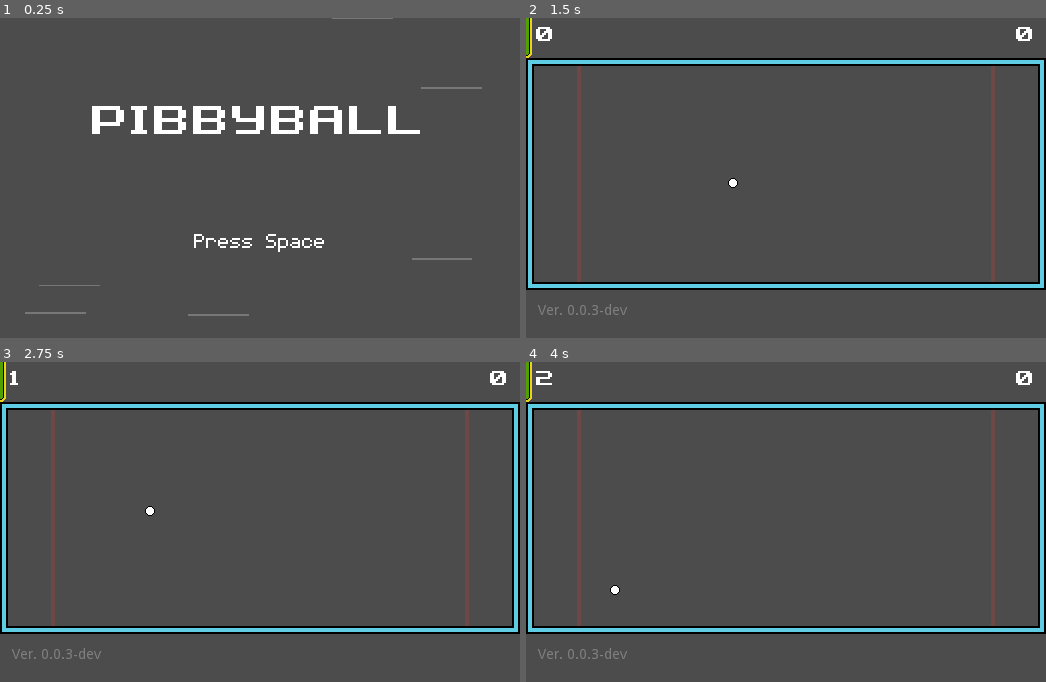
Above: before the commit, frames 1-4 (two rows, left to right).
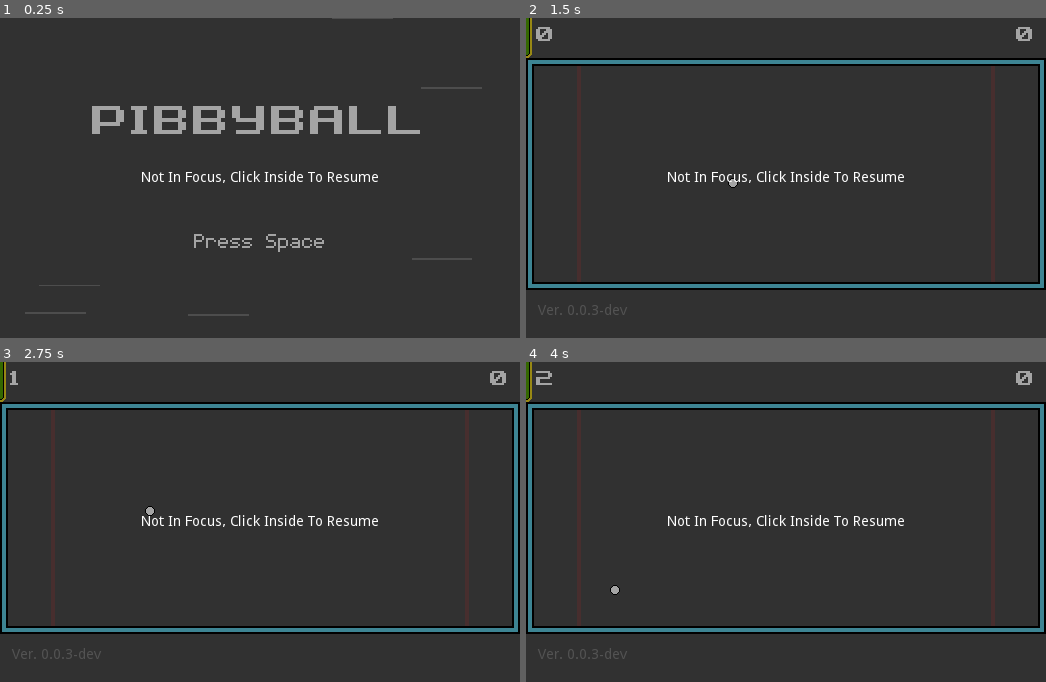
Above: after the commit, the same moments.

Repository: tkshehan/_pong
Game: Godot game, scene res://Main.tscn
Same seed, same stepped clock (60 frames per second), same inputs: the game is played once before the commit and once after it. Sound files missing from this copy of the repository are replaced by a short silence.
Inputs:
- Up to frame 1 (0.25 s): no input
- Up to frame 2 (1.5 s): tap Space (pause) at 0.5, 1.25 s; hold Up (move_up) 0.53-1.28 s; tap Enter (ui_accept) at 0.77 s; hold Down (move_down) from 1.28 s (still down)
- Up to frame 3 (2.75 s): tap Enter (ui_accept) at 1.52 s; release Down (move_down) at 2.03 s; hold Up (move_up) from 2.03 s (still down)
- Up to frame 4 (4 s): tap Enter (ui_accept) at 3.02, 3.77 s; release Up (move_up) at 3.53 s; hold Down (move_down) from 3.53 s (still down)

The runs differ from the first frame. In frame 1, 100% of the frame differs, in the area x 0-100%, y 0-100%; in frame 2, 96%; in frame 3, 96%; in frame 4, 96%.

Commit message:
pauses game if out of focus, starts HTML5 builds paused

Diff:
--- a/Main.gd
+++ b/Main.gd
@@ -8,6 +8,9 @@
 	# Handle window resizing to maintain pixel stretching
 	var _err = get_tree().connect("screen_resized", self, "_screen_resized")
 	GameState.root_scene = self
+	if OS.get_name() == "HTML5":
+		$GUI/FocusWindow.visible = true
+
 
 func _on_start_1p():
 	GameState.num_of_players = 1
@@ -22,7 +25,7 @@
 	start_game()
 
 func start_game():
-	$GUI.get_child(0).queue_free()
+	$GUI/TitleScreen.queue_free()
 	$World.add_child(
 		game.instance()
 	)
@@ -57,3 +60,12 @@
 
 	# attach the viewport to the rect we calculated
 	viewport.set_attach_to_screen_rect(Rect2(diffhalf, viewport.size * scale))
+
+func _notification(what) -> void:
+	match what:
+		MainLoop.NOTIFICATION_WM_FOCUS_IN:
+			$GUI/FocusWindow.visible = false
+			get_tree().paused = false
+		MainLoop.NOTIFICATION_WM_FOCUS_OUT:
+			$GUI/FocusWindow.visible = true
+			get_tree().paused = true
--- a/Main.tscn
+++ b/Main.tscn
@@ -6,6 +6,8 @@
 [node name="Main" type="Node"]
 script = ExtResource( 1 )
 
+[node name="World" type="Node2D" parent="."]
+
 [node name="GUI" type="Control" parent="."]
 anchor_right = 1.0
 anchor_bottom = 1.0
@@ -13,6 +15,20 @@
 "_edit_use_anchors_": false
 }
 
-[node name="Title Screen" parent="GUI" instance=ExtResource( 2 )]
+[node name="TitleScreen" parent="GUI" instance=ExtResource( 2 )]
 
-[node name="World" type="Node2D" parent="."]
+[node name="FocusWindow" type="ColorRect" parent="GUI"]
+anchor_right = 1.0
+anchor_bottom = 1.0
+color = Color( 0, 0, 0, 0.352941 )
+__meta__ = {
+"_edit_use_anchors_": false
+}
+
+[node name="Label" type="Label" parent="GUI/FocusWindow"]
+anchor_right = 1.0
+anchor_bottom = 1.0
+custom_colors/font_color = Color( 1, 1, 1, 1 )
+text = "Not In Focus, Click Inside To Resume"
+align = 1
+valign = 1
--- a/PauseMenu.gd
+++ b/PauseMenu.gd
@@ -1,8 +1,8 @@
 extends Popup
 
 func _ready():
-	self.connect("about_to_show", self, "_on_popup")
-	self.connect("popup_hide", self, "_on_hide")
+	var _err = self.connect("about_to_show", self, "_on_popup")
+	_err = self.connect("popup_hide", self, "_on_hide")
 
 func _input(event: InputEvent) -> void:
 	if event.is_action_pressed("pause"):
--- a/TitleScreen/TitleScreen.gd
+++ b/TitleScreen/TitleScreen.gd
@@ -4,4 +4,4 @@
 
 
 func _on_Press_Start_tree_exited() -> void:
-	add_child(Menu)
+	call_deferred("add_child", Menu)
